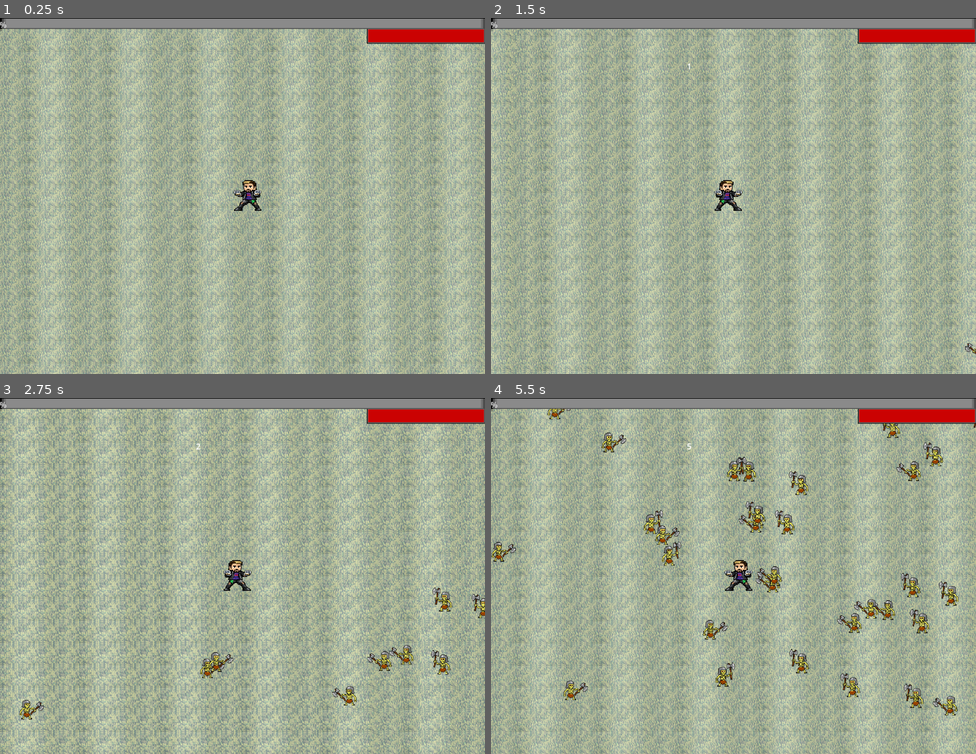
Above: before the commit, frames 1-4 (two rows, left to right).
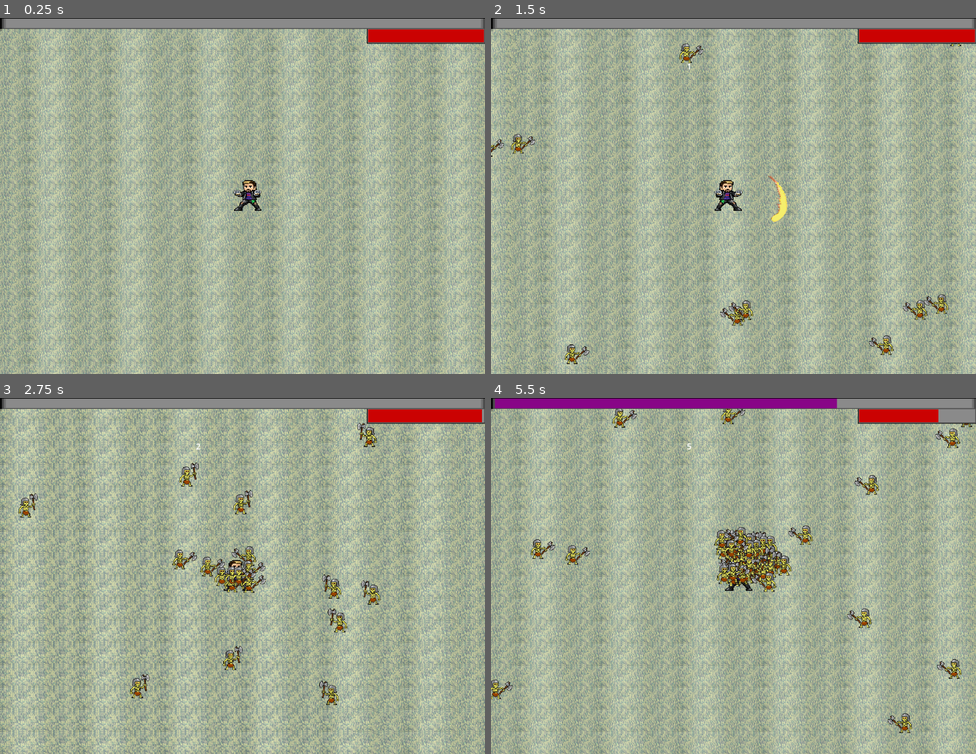
Above: after the commit, the same moments.

Repository: Saans03/proyecto-inferaet
Game: Godot game, scene res://Mapas/escenas/mapa.tscn
The game is run twice, just before and just after one commit, with the same random seed, the same clock (stepped at 60 frames per second) and the same inputs. This scene is started directly instead of the project's main scene.
Inputs:
- Up to frame 1 (0.25 s): no input
- Up to frame 2 (1.5 s): tap Enter at 0.5 s; hold Right (right) 0.53-1.28 s; hold Down (down) from 1.28 s (still down)
- Up to frame 3 (2.75 s): release Down (down) at 2.03 s; hold Right (right) from 2.03 s (still down)
- Up to frame 4 (5.5 s): release Right (right) at 2.78 s; hold Up (up) 2.78-3.53 s; hold Left (left) 3.53-5.03 s; hold Down (down) from 5.03 s (still down)

The runs differ from the first frame. In frame 1, less than 0.1% of the frame differs, in the area x 0-2%, y 1-3%; in frame 2, 1.4%; in frame 3, 3.5%; in frame 4, 9.2%, in the area x 0-100%, y 0-95%.

Commit message:
fuera prints
miau

Diff:
--- a/proyect-inferaet/Enemigos/escenas/Enemigo1.tscn
+++ /dev/null
@@ -1,73 +0,0 @@
-[gd_scene load_steps=11 format=3 uid="uid://bvnmr4lg0hb8j"]
-
-[ext_resource type="Script" uid="uid://biwwp2uigq8ef" path="res://Enemigos/scripts/Enemigo1.gd" id="1_vcfs8"]
-[ext_resource type="PackedScene" uid="uid://v7e5xctypu71" path="res://Enemigos/escenas/ExpOrb.tscn" id="2_6vf67"]
-[ext_resource type="Texture2D" uid="uid://by1gp7ru31wn1" path="res://Enemigos/texturas/esqueletomo1.png" id="2_kw0ff"]
-[ext_resource type="Texture2D" uid="uid://bmeoxo1c5ifwx" path="res://Enemigos/texturas/esqueletomo2.png" id="3_6vf67"]
-[ext_resource type="PackedScene" uid="uid://bv873rkgvdf5f" path="res://Utilidad/escenas/hurtbox.tscn" id="3_khiip"]
-[ext_resource type="PackedScene" uid="uid://03mipipnl614" path="res://Utilidad/escenas/hitbox.tscn" id="4_7gol1"]
-
-[sub_resource type="SpriteFrames" id="SpriteFrames_ij6vw"]
-animations = [{
-"frames": [{
-"duration": 1.0,
-"texture": ExtResource("3_6vf67")
-}, {
-"duration": 1.0,
-"texture": ExtResource("2_kw0ff")
-}],
-"loop": true,
-"name": &"walk",
-"speed": 1.5
-}]
-
-[sub_resource type="RectangleShape2D" id="RectangleShape2D_vcfs8"]
-size = Vector2(14, 13)
-
-[sub_resource type="RectangleShape2D" id="RectangleShape2D_kw0ff"]
-size = Vector2(40, 42)
-
-[sub_resource type="RectangleShape2D" id="RectangleShape2D_w4h4y"]
-size = Vector2(47, 40)
-
-[node name="Enemy" type="CharacterBody2D"]
-y_sort_enabled = true
-motion_mode = 1
-script = ExtResource("1_vcfs8")
-exp_orb_scene = ExtResource("2_6vf67")
-
-[node name="Sprite" type="AnimatedSprite2D" parent="."]
-position = Vector2(7, -18)
-scale = Vector2(0.11715156, 0.12999828)
-sprite_frames = SubResource("SpriteFrames_ij6vw")
-animation = &"walk"
-frame_progress = 0.9641184
-
-[node name="CollisionShape2D" type="CollisionShape2D" parent="."]
-visible = false
-position = Vector2(4, 0.5)
-shape = SubResource("RectangleShape2D_vcfs8")
-
-[node name="HurtBox" parent="." instance=ExtResource("3_khiip")]
-collision_layer = 8
-collision_mask = 8
-HurtBoxType = 2
-
-[node name="CollisionShape2D" parent="HurtBox" index="0"]
-visible = false
-position = Vector2(-1, 1)
-shape = SubResource("RectangleShape2D_kw0ff")
-
-[node name="Hitbox" parent="." instance=ExtResource("4_7gol1")]
-collision_layer = 4
-collision_mask = 4
-
-[node name="CollisionShape2D" parent="Hitbox" index="0"]
-visible = false
-position = Vector2(-5, 1)
-shape = SubResource("RectangleShape2D_w4h4y")
-
-[connection signal="received_damage" from="HurtBox" to="." method="_on_hurt_box_received_damage"]
-
-[editable path="HurtBox"]
-[editable path="Hitbox"]
--- a/proyect-inferaet/Enemigos/escenas/EnemigoEsqueleto.tscn
+++ b/proyect-inferaet/Enemigos/escenas/EnemigoEsqueleto.tscn
@@ -1,7 +1,7 @@
-[gd_scene load_steps=11 format=3 uid="uid://big8n5ss2dviy"]
+[gd_scene load_steps=11 format=3 uid="uid://bvnmr4lg0hb8j"]
 
-[ext_resource type="Script" path="res://Enemigos/escenas/EnemigoEsqueleto.gd" id="1_kw0ff"]
-[ext_resource type="PackedScene" uid="uid://v7e5xctypu71" path="res://Enemigos/escenas/ExpOrb.tscn" id="2_6vf67"]
+[ext_resource type="Script" uid="uid://7fignplxrtlk" path="res://Enemigos/scripts/EnemigoEsqueleto.gd" id="1_kw0ff"]
+[ext_resource type="PackedScene" uid="uid://v7e5xctypu71" path="res://Enemigos/escenas/ExpOrb.tscn" id="2_4xvfw"]
 [ext_resource type="Texture2D" uid="uid://by1gp7ru31wn1" path="res://Enemigos/texturas/esqueletomo1.png" id="2_kw0ff"]
 [ext_resource type="Texture2D" uid="uid://bmeoxo1c5ifwx" path="res://Enemigos/texturas/esqueletomo2.png" id="3_6vf67"]
 [ext_resource type="PackedScene" uid="uid://bv873rkgvdf5f" path="res://Utilidad/escenas/hurtbox.tscn" id="3_khiip"]
@@ -34,7 +34,8 @@
 y_sort_enabled = true
 motion_mode = 1
 script = ExtResource("1_kw0ff")
-exp_orb_scene = ExtResource("2_6vf67")
+exp_orb_scene = ExtResource("2_4xvfw")
+mov_speed = 400
 
 [node name="Sprite" type="AnimatedSprite2D" parent="."]
 position = Vector2(7, -18)
--- a/proyect-inferaet/Enemigos/escenas/ExpOrb.tscn
+++ b/proyect-inferaet/Enemigos/escenas/ExpOrb.tscn
@@ -1,6 +1,6 @@
 [gd_scene load_steps=2 format=3 uid="uid://v7e5xctypu71"]
 
-[ext_resource type="Script" uid="uid://c0mnkh8ycypdi" path="res://Enemigos/escenas/exp_orb.gd" id="1_fv6xa"]
+[ext_resource type="Script" uid="uid://c0mnkh8ycypdi" path="res://Enemigos/scripts/exp_orb.gd" id="1_fv6xa"]
 
 [node name="ExpOrb" type="Area2D"]
 collision_layer = 2
--- a/proyect-inferaet/Enemigos/scripts/Enemigo1.gd
+++ b/proyect-inferaet/Enemigos/scripts/EnemigoBase.gd
@@ -1,10 +1,11 @@
 extends CharacterBody2D
+class_name EnemigoBase
 
 @export var exp_drop := 3
 @export var exp_orb_scene : PackedScene
 
-var hp : int = 10
-var mov_speed = 100
+@export var hp : int = 10
+@export var mov_speed = 100
 
 @onready var anim: AnimatedSprite2D = $Sprite
 var player : Player
@@ -50,10 +51,9 @@
 func drop_exp():
 
 	if exp_orb_scene == null:
-		print("NO EXP ORB SCENE")
 		return
 
-	for i in exp_drop:
+	for i in range(exp_drop):
 
 		var orb = exp_orb_scene.instantiate()
 		get_tree().current_scene.add_child(orb)
--- /dev/null
+++ b/proyect-inferaet/Enemigos/scripts/EnemigoEsqueleto.gd
@@ -0,0 +1,7 @@
+extends EnemigoBase
+
+func _ready():
+	super._ready()
+	hp = 100
+	mov_speed = 400
+	exp_drop = 5
--- a/proyect-inferaet/Escenas/Scripts/configuracion_1.gd
+++ b/proyect-inferaet/Escenas/Scripts/configuracion_1.gd
@@ -43,7 +43,6 @@
 	DisplayServer.window_set_size(resolutions[index])
 
 
-# --- CAMBIO DE ESCENAS ---
 func _on_salir_pressed() -> void:
 	SceneManager.change_packed_screen(change_scene)
 
--- a/proyect-inferaet/Mapas/escenas/mapa.tscn
+++ b/proyect-inferaet/Mapas/escenas/mapa.tscn
@@ -7,7 +7,7 @@
 [ext_resource type="Script" uid="uid://bci8s0f50kb75" path="res://Escenas/Scripts/menu_pausa.gd" id="5_37ejg"]
 [ext_resource type="PackedScene" uid="uid://b4pj7sosf3mp3" path="res://Enemigos/escenas/enemy_spawner.tscn" id="6_f5350"]
 [ext_resource type="Script" uid="uid://bmwl7s8omfpbj" path="res://Personaje/scripts/spawn_info.gd" id="7_kfu48"]
-[ext_resource type="PackedScene" uid="uid://bvnmr4lg0hb8j" path="res://Enemigos/escenas/Enemigo1.tscn" id="8_nj5h0"]
+[ext_resource type="PackedScene" uid="uid://bvnmr4lg0hb8j" path="res://Enemigos/escenas/EnemigoEsqueleto.tscn" id="8_nj5h0"]
 [ext_resource type="Texture2D" uid="uid://bkwavngm4yla" path="res://Personaje/texturas/barraVida/HealthBarUnder.png" id="9_7ie5b"]
 [ext_resource type="Texture2D" uid="uid://b4xmh6tbbbj5r" path="res://Personaje/texturas/barraVida/healthBarProgress.png" id="10_xdpc2"]
 [ext_resource type="Script" uid="uid://c4gynbcp1lmti" path="res://Personaje/scripts/healthBar.gd" id="11_rh4xi"]
@@ -82,7 +82,7 @@
 [node name="exp" type="CanvasLayer" parent="."]
 
 [node name="TextureProgressBar" type="TextureProgressBar" parent="exp" node_paths=PackedStringArray("player")]
-anchors_preset = -1
+anchors_preset = 10
 anchor_right = 1.0
 offset_right = -740.0
 offset_bottom = 32.0
@@ -96,6 +96,7 @@
 [node name="ProgressBar" type="ProgressBar" parent="exp"]
 offset_right = 4.0
 offset_bottom = 27.0
+show_percentage = false
 
 [node name="timer" type="CanvasLayer" parent="."]
 
--- a/proyect-inferaet/Personaje/scripts/personaje1.gd
+++ b/proyect-inferaet/Personaje/scripts/personaje1.gd
@@ -25,7 +25,6 @@
 
 	exp_to_next = 5
 
-	# NUEVAS CONEXIONES
 	stats.died.connect(_on_stats_died)
 	stats.health_changed.connect(_on_stats_health_changed)
 
@@ -33,10 +32,6 @@
 func _physics_process(delta):
 	movement()
 
-
-# -------------------------
-# MOVEMENT
-# -------------------------
 func movement():
 
 	var mov_x = Input.get_action_strength("right") - Input.get_action_strength("left")
@@ -61,13 +56,9 @@
 	move_and_slide()
 
 
-# -------------------------
-# EXP SYSTEM
-# -------------------------
 func add_exp(amount:int):
 
 	current_exp += amount
-	print("EXP +", amount, " -> ", current_exp, "/", exp_to_next)
 
 	exp_changed.emit()
 
@@ -77,13 +68,9 @@
 		level += 1
 		exp_to_next = int(exp_to_next * 1.4)
 
-		print("LEVEL UP -> ", level)
 		level_up.emit()
 
 
-# -------------------------
-# DAMAGE SYSTEM
-# -------------------------
 func _on_hurt_box_received_damage(damage):
 	apply_damage(damage)
 
@@ -91,9 +78,6 @@
 func apply_damage(damage:int):
 
 	stats.take_damage(damage)
-
-	print("PLAYER TOOK DAMAGE:", damage)
-	print("HP:", stats.get_current_health(), "/", stats.get_max_health())
 
 	anim.modulate = Color.RED
 	if not is_inside_tree():
@@ -103,13 +87,8 @@
 		return
 	anim.modulate = Color.WHITE
 
-
-# -------------------------
-# SIGNAL HANDLERS
-# -------------------------
 func _on_stats_health_changed(current, max):
 	health_changed.emit()
 
 func _on_stats_died():
-	print("PLAYER DIED")
 	SceneManager.change_screen("res://Escenas/base/gameover.tscn")
--- a/proyect-inferaet/Personaje/stats/stats_component.gd
+++ b/proyect-inferaet/Personaje/stats/stats_component.gd
@@ -24,10 +24,6 @@
 	attack = stats_base.attack
 	defense = stats_base.defense
 
-
-# -------------------------
-# GETTERS
-# -------------------------
 func get_current_health():
 	return current_health
 
@@ -37,10 +33,6 @@
 func get_speed() -> float:
 	return speed
 
-
-# -------------------------
-# DAMAGE SYSTEM
-# -------------------------
 func take_damage(amount: int):
 
 	current_health -= amount
--- a/proyect-inferaet/enemigo_2.tscn
+++ /dev/null
@@ -1,20 +0,0 @@
-[gd_scene load_steps=4 format=3 uid="uid://bvfkmklkc2r3"]
-
-[ext_resource type="Script" path="res://enemigo_2.gd" id="1_gu1vk"]
-[ext_resource type="PackedScene" uid="uid://03mipipnl614" path="res://Utilidad/escenas/hitbox.tscn" id="2_4jxqi"]
-[ext_resource type="PackedScene" uid="uid://bv873rkgvdf5f" path="res://Utilidad/escenas/hurtbox.tscn" id="3_fyckd"]
-
-[node name="Enemigo2" type="CharacterBody2D"]
-script = ExtResource("1_gu1vk")
-
-[node name="Sprite" type="AnimatedSprite2D" parent="."]
-
-[node name="CollisionShape2D" type="CollisionShape2D" parent="."]
-
-[node name="Hitbox" parent="." instance=ExtResource("2_4jxqi")]
-damage = 10
-
-[node name="HurtBox" parent="." instance=ExtResource("3_fyckd")]
-
-[editable path="Hitbox"]
-[editable path="HurtBox"]
Renamed: proyect-inferaet/Enemigos/scripts/Enemigo1.gd.uid -> proyect-inferaet/Enemigos/scripts/EnemigoBase.gd.uid
Not shown, added: proyect-inferaet/Enemigos/scripts/EnemigoEsqueleto.gd.uid
Renamed: proyect-inferaet/Enemigos/escenas/exp_orb.gd -> proyect-inferaet/Enemigos/scripts/exp_orb.gd
Renamed: proyect-inferaet/Enemigos/escenas/exp_orb.gd.uid -> proyect-inferaet/Enemigos/scripts/exp_orb.gd.uid
